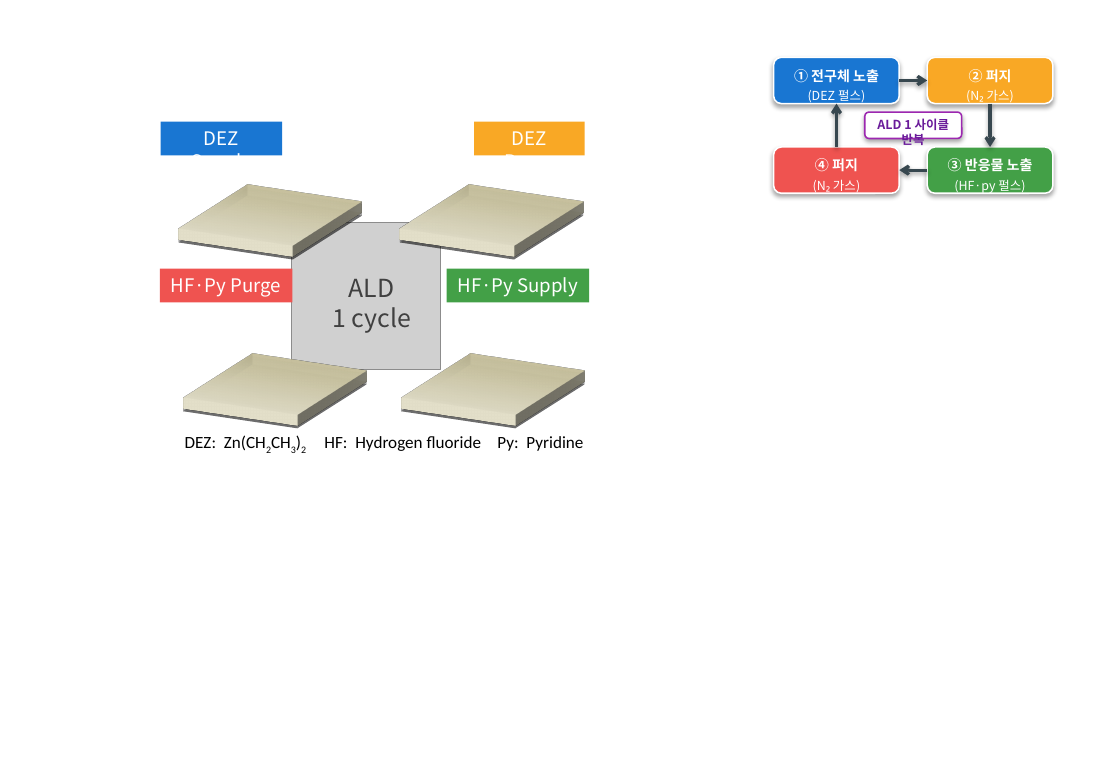
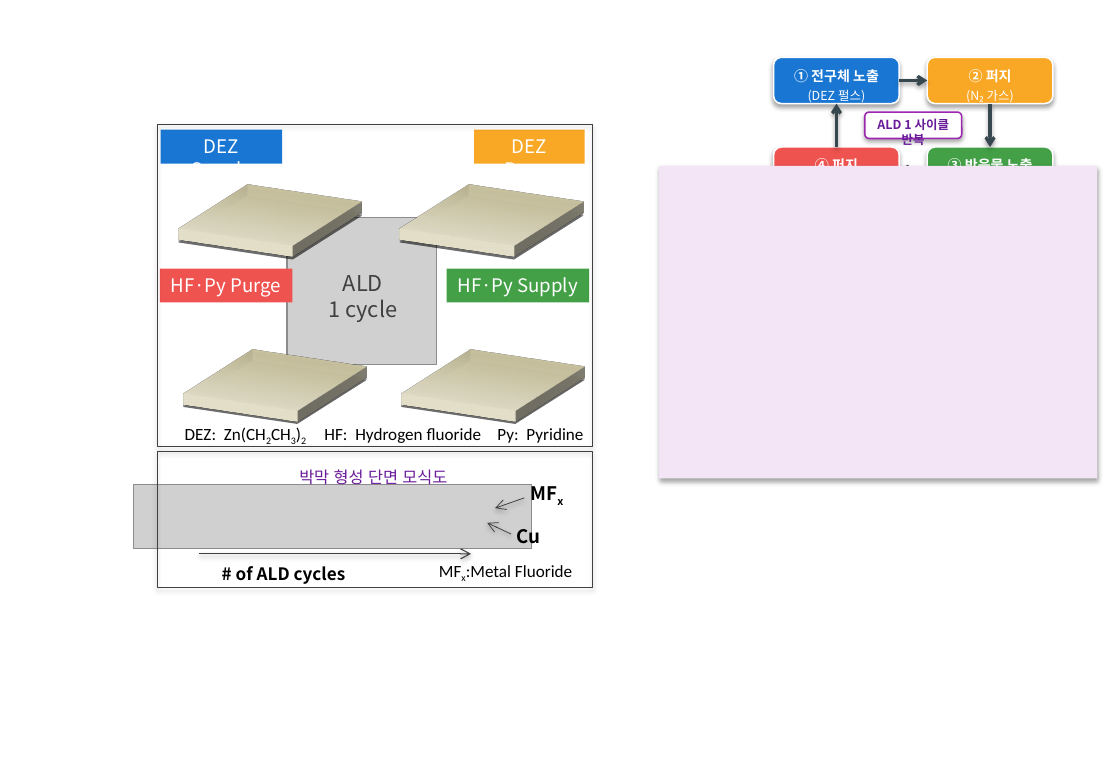
Before and after one commit to Logos365/SMLEE, a slide deck: slide 7 of 030_Project/032_Proposed Project/09_개인기초 2차/그림2_연구로드맵.pptx. Drawn at 1120x784 pixels with LibreOffice and Linux fonts; fonts in the diff are those of the drawing; grey boxes stand for pictures; background and template pictures are left out. Boxes give left, top, right and bottom in pixels: in the first picture for what was removed or moved away, otherwise in the second. Text is boxed around its words. In the diff, an @@ line names an element or a change of style, - is before the commit and + after.

```diff
--- a/030_Project/032_Proposed Project/09_개인기초 2차/그림2_연구로드맵.pptx
+++ b/030_Project/032_Proposed Project/09_개인기초 2차/그림2_연구로드맵.pptx
@@ rectangle "DEZ Supply": place and size @@
-rectangle "DEZ Supply" at box(160, 122, 282, 156)
+rectangle "DEZ Supply" at box(160, 130, 282, 164)
@@ rectangle "DEZ Purge": place and size @@
-rectangle "DEZ Purge" at box(474, 122, 585, 156)
+rectangle "DEZ Purge" at box(474, 130, 585, 164)
@@ rectangle added at box(659, 166, 1096, 478), fill #F3E5F5 @@
@@ text removed at box(833, 179, 860, 194) @@
-(N₂ 가스)
@@ text removed at box(954, 179, 1025, 194) @@
-(HF·py 펄스)
@@ picture: place and size @@
-picture at box(291, 223, 440, 370)
+picture at box(287, 217, 436, 364)
@@ text "ALD 1 cycle" at box(328, 275, 397, 322): size 16 to 14 pt @@
@@ rectangle: place and size @@
-rectangle at box(212, 305, 338, 463)
+rectangle at box(212, 300, 338, 458)
@@ rectangle: place and size @@
-rectangle at box(429, 305, 556, 463)
+rectangle at box(429, 300, 556, 458)
@@ 3 texts: place and size @@
-3 texts at box(185, 435, 583, 453)
+3 texts at box(185, 427, 583, 447)
@@ group added at box(133, 124, 592, 588): 5 texts, 3 arrows, 2 rectangles, 1 picture @@
+# of ALD cycles
+MFx
+MFx:Metal Fluoride
+Cu
+박막 형성 단면 모식도
```
Also in this commit, not shown: 1 other slide changed.
